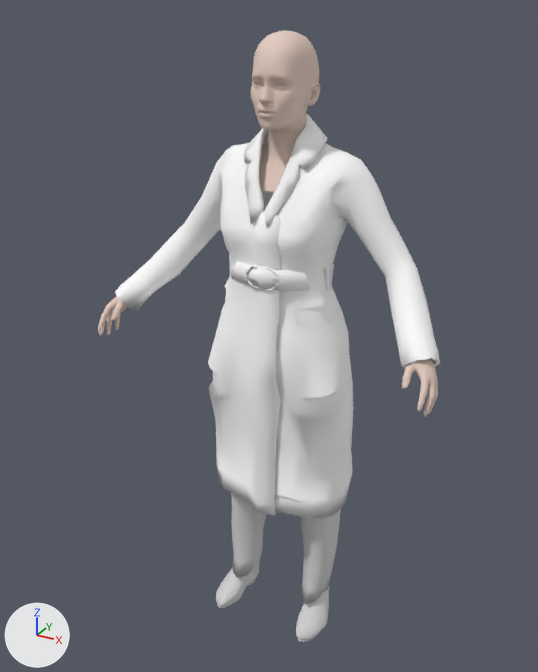
One commit to the glTF model assets/people/mh/ines.dress-warm.lod.glb: the scene before it, then after it.
Both versions are drawn from a 50 mm lens placed at (0.88, -1.654, 0.614), pointed at (-0.037, 0.014, -0.22). The lights are fixed; the arrows at lower left show +X, +Y and +Z. The older version comes first. Where no turn or scale is listed for an object, it has been applied to the vertices. Vertices at exactly the same position are counted once.

In view in the first picture: 'body', 'clothes:punkduck_winter_coat', 'clothes:toigo_ankle_boots_female', 'clothes:toigo_wool_pants', 'head'.
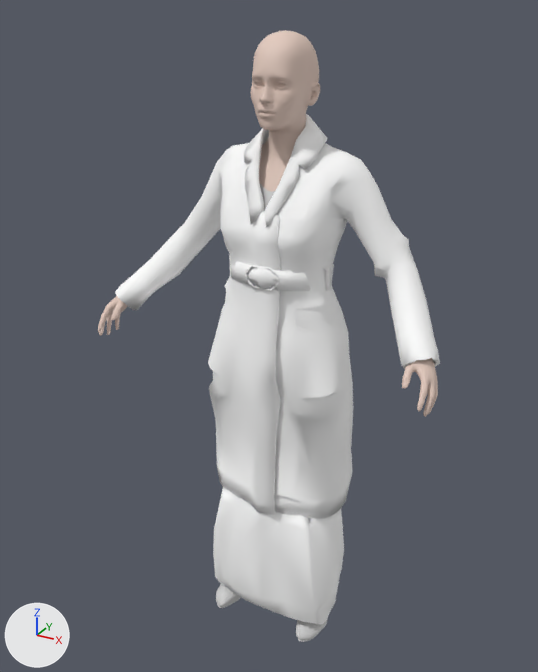
The newer file is also turned or shifted as a whole; pictures and numbers use the older file's frame.

What differs and where, as boxes [x1, y1, x2, y2] in the pictures (538 x 672 px; the box of a moved part takes in the faces that stretch with it):
'clothes:mindfront_f_dress_09', added
    after: [213, 488, 344, 624]
'clothes:toigo_wool_pants', deleted
    before: [231, 493, 341, 604]
'clothes:elvs_ruffle_sleeve_peasant_blouse_1', added (mostly hidden)
    after: [260, 143, 275, 211]
part 1 of me_clothes_punkduck_winter_coat, moved or reshaped
    both: [174, 132, 427, 518]
'clothes:toigo_ankle_boots_female', unchanged, covered by the edit
    before: [216, 560, 329, 642]
    after: [216, 584, 328, 642]

Patch to the scene script:
```diff
--- a/assets/people/mh/ines.dress-warm.lod.glb.py
+++ b/assets/people/mh/ines.dress-warm.lod.glb.py
@@ mat_clothes_mindfront_f_dress_09 @@
+mat_clothes_mindfront_f_dress_09 = principled_material('clothes:mindfront_f_dress_09')
+mat_clothes_mindfront_f_dress_09.base_color = (1.0, 1.0, 1.0)  # white #ffffff
+mat_clothes_mindfront_f_dress_09.roughness = 0.804
@@ mat_clothes_elvs_ruffle_sleeve_peasant_blouse_1 @@
+mat_clothes_elvs_ruffle_sleeve_peasant_blouse_1 = principled_material('clothes:elvs_ruffle_sleeve_peasant_blouse_1')
+mat_clothes_elvs_ruffle_sleeve_peasant_blouse_1.base_color = (0.64, 0.64, 0.64)  # light grey #d1d1d1
@@ me_clothes_punkduck_winter_coat @@
 me_clothes_punkduck_winter_coat.from_pydata(...)  # 1132 vertices, 2220 faces; spans x -0.472..0.472, y -0.156..0.2, z -0.727..0.376
 # used by ob_clothes_punkduck_winter_coat; location = (0.0, 0.0, 0.0)
+# me_clothes_punkduck_winter_coat part 1
+# 66 vertices are removed from x -0.257..0.341, y -0.107..0.114, z -0.72..0.313
+# 271 faces are deleted
+# 21 vertices move from x -0.296..0.354, y -0.112..0.125, z -0.722..0.302 to x -0.296..0.355, y -0.112..0.125, z -0.722..0.302
+# 67 vertices are added at x -0.251..0.34, y -0.108..0.115, z -0.721..0.312
+# 273 new faces join them
 me_clothes_punkduck_winter_coat.materials.append(mat_clothes_punkduck_winter_coat)
@@ me_clothes_mindfront_f_dress_09 @@
+me_clothes_mindfront_f_dress_09.from_pydata(...)  # 589 vertices, 971 faces; spans x -0.447..0.449, y 0.164..0.49, z -0.27..1.082
+me_clothes_mindfront_f_dress_09.materials.append(mat_clothes_mindfront_f_dress_09)  # white #ffffff
@@ me_clothes_elvs_ruffle_sleeve_peasant_blouse_1 @@
+me_clothes_elvs_ruffle_sleeve_peasant_blouse_1.from_pydata(...)  # 285 vertices, 490 faces; spans x -0.161..0.166, y 0.221..0.439, z 0.57..1.11
+me_clothes_elvs_ruffle_sleeve_peasant_blouse_1.materials.append(mat_clothes_elvs_ruffle_sleeve_peasant_blouse_1)  # light grey #d1d1d1
@@ ob_clothes_toigo_wool_pants @@
-ob_clothes_toigo_wool_pants = bpy.data.objects.new('clothes:toigo_wool_pants', me_clothes_toigo_wool_pants)
-ob_clothes_toigo_wool_pants.location = (0.0, 0.0, 0.0)
@@ ob_clothes_mindfront_f_dress_09 @@
+ob_clothes_mindfront_f_dress_09 = bpy.data.objects.new('clothes:mindfront_f_dress_09', me_clothes_mindfront_f_dress_09)
+ob_clothes_mindfront_f_dress_09.location = (-0.001, -0.308, -0.818)
@@ ob_clothes_elvs_ruffle_sleeve_peasant_blouse_1 @@
+ob_clothes_elvs_ruffle_sleeve_peasant_blouse_1 = bpy.data.objects.new('clothes:elvs_ruffle_sleeve_peasant_blouse_1', me_clothes_elvs_ruffle_sleeve_peasant_blouse_1)
+ob_clothes_elvs_ruffle_sleeve_peasant_blouse_1.location = (-0.001, -0.308, -0.818)
```
